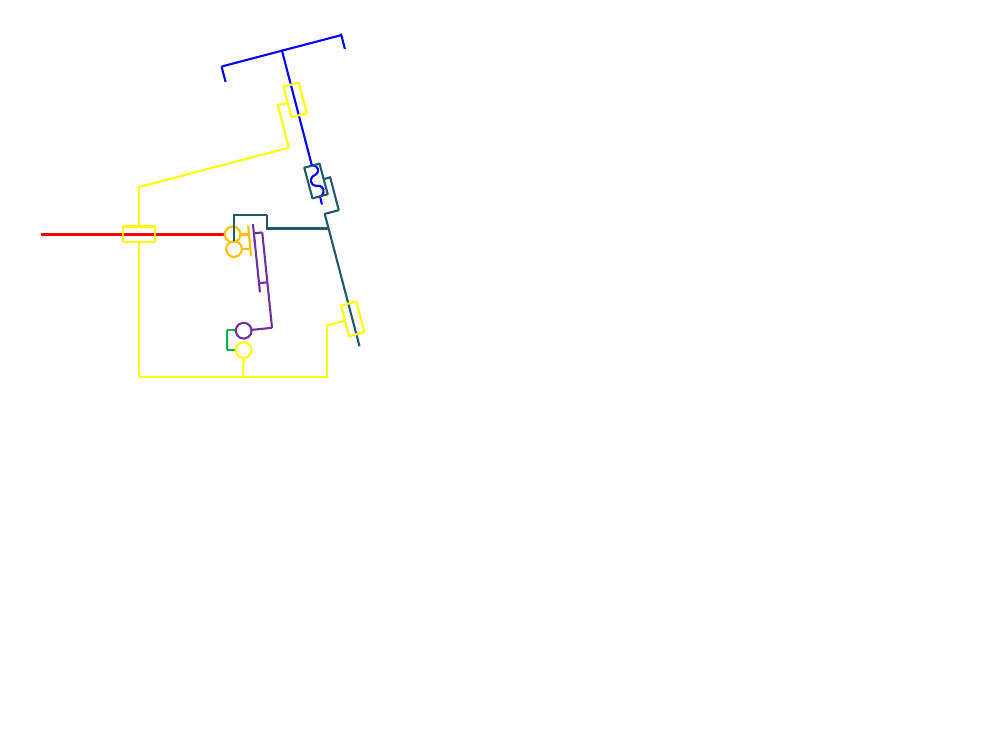
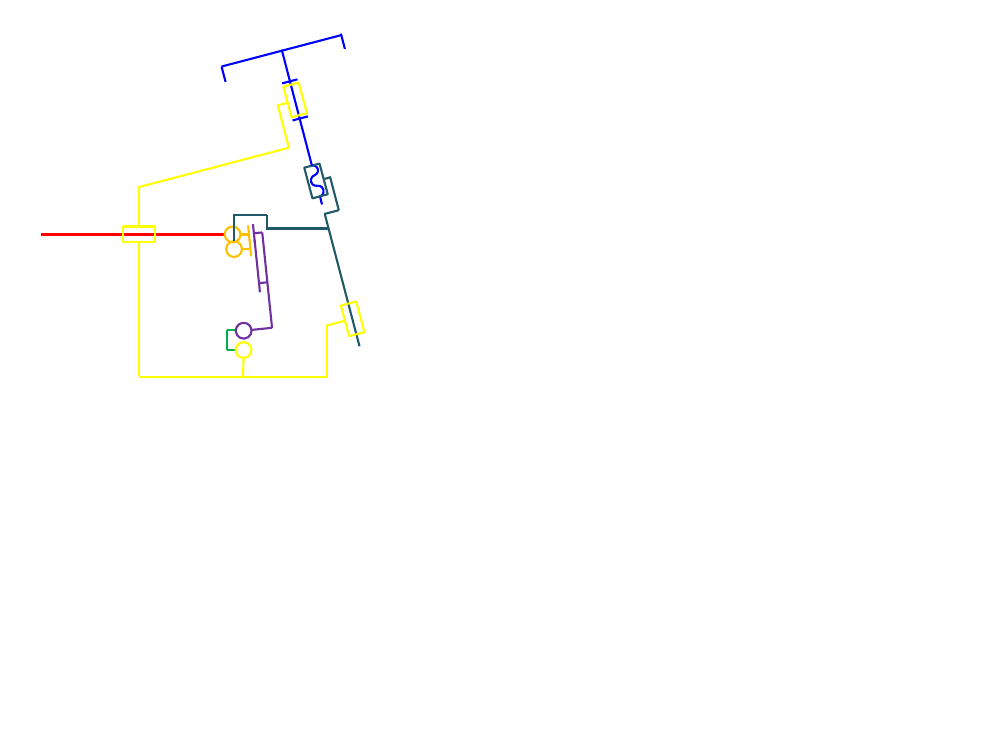
Before and after one commit to xpessoles/03_Etude_Cinematique_Systemes_Solides_Chaine_Energie_Analyser_Modeliser_Resoudre, a slide deck: slide 2 of Mecanismes/042_PompeDoseuse/SchemaCinematique.pptx. Drawn at 1008x756 pixels with LibreOffice and Linux fonts; fonts in the diff are those of the drawing; background and template pictures are left out. Boxes give left, top, right and bottom in pixels: in the first picture for what was removed or moved away, otherwise in the second. Text is boxed around its words. In the diff, an @@ line names an element or a change of style, - is before the commit and + after.

```diff
--- a/Mecanismes/042_PompeDoseuse/SchemaCinematique.pptx
+++ b/Mecanismes/042_PompeDoseuse/SchemaCinematique.pptx
@@ line added from (297, 80) to (282, 84), #0000FF 1.5 pt @@
@@ line added from (307, 117) to (292, 121), #0000FF 1.5 pt @@
```
Also in this commit, not shown: 1 other slide changed, 3 slides added, 1 other file.
